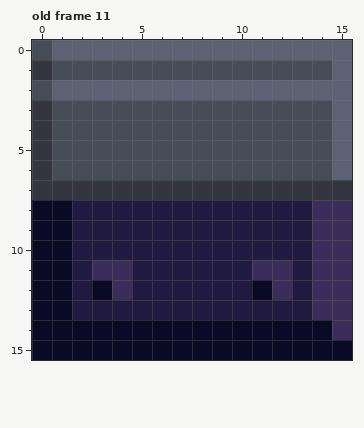
A pixel-art file gets an edit: assets/sprites/tileset.ase. The first picture shows the starting point.
16x16 pixels, 44 frames. Shown: old frame 11.
The same view after the edit:
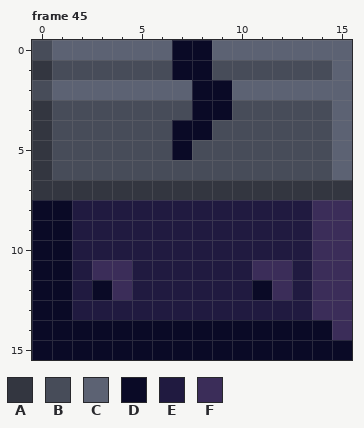
Palette (. is transparent): A #333640  B #474c59  C #5c6273  D #0a0a26  E #201a40  F #3b2d59
A new or re-ordered frame is compared with the old frame closest to it.
Change:
frames 44 -> 45
Changed rows in their new state; - is an unchanged pixel.
Frame 45 is new; against old frame 11:
first column x 7:
 0 DD-
 1 DD-
 2 -DD
 3 -DD
 4 DD-
 5 D--
Pixel boxes of the changes (left, top, right, bottom) in both pictures:
changed: (172, 40, 232, 160)
